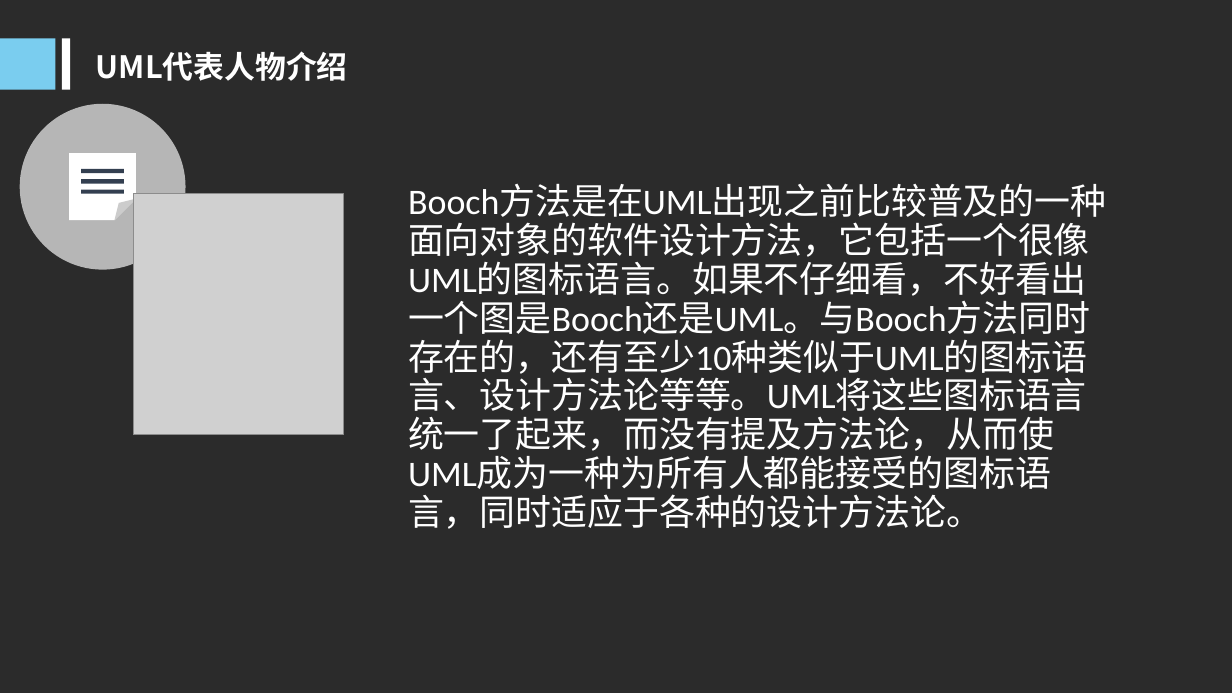
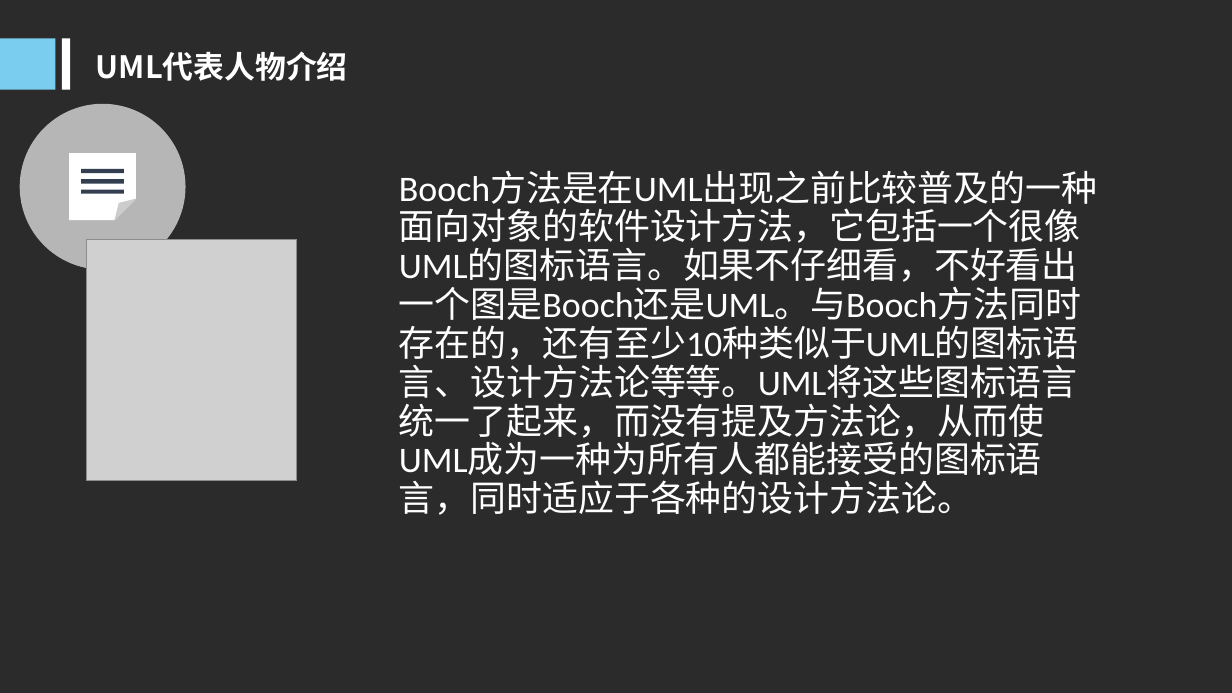
Before and after one commit to woncat/PRD2017, a slide deck: slide 8 of PRD-2017-G25-UML概述PPT V1.0.ppt. Drawn at 1232x693 pixels with LibreOffice and Linux fonts; fonts in the diff are those of the drawing; grey boxes stand for pictures; background and template pictures are left out; a plain dark background stands for a picture behind light text. Boxes give left, top, right and bottom in pixels: in the first picture for what was removed or moved away, otherwise in the second. Text is boxed around its words. In the diff, an @@ line names an element or a change of style, - is before the commit and + after.

```diff
--- a/PRD-2017-G25-UML概述PPT V1.0.ppt
+++ b/PRD-2017-G25-UML概述PPT V1.0.ppt
@@ text "Booch方法是在UML出现之前比较普及的一种面向对象的软件设计方法，它包括一个很像UML的图标语言。如果不仔细看，不好 ..." rewrapped from [408, 222, 1090, 529] to [399, 203, 1081, 515] @@
@@ picture: place and size @@
-picture at [133, 194, 343, 435]
+picture at [87, 239, 296, 480]
```
Also in this commit, not shown: 11 other slides changed.
